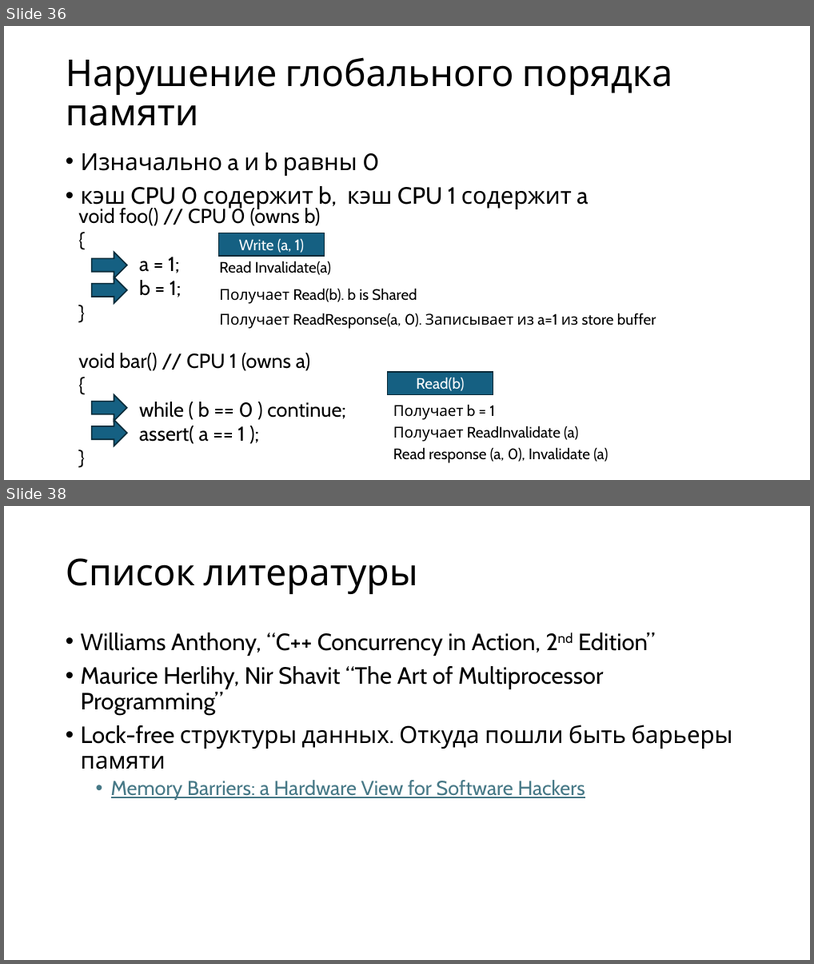
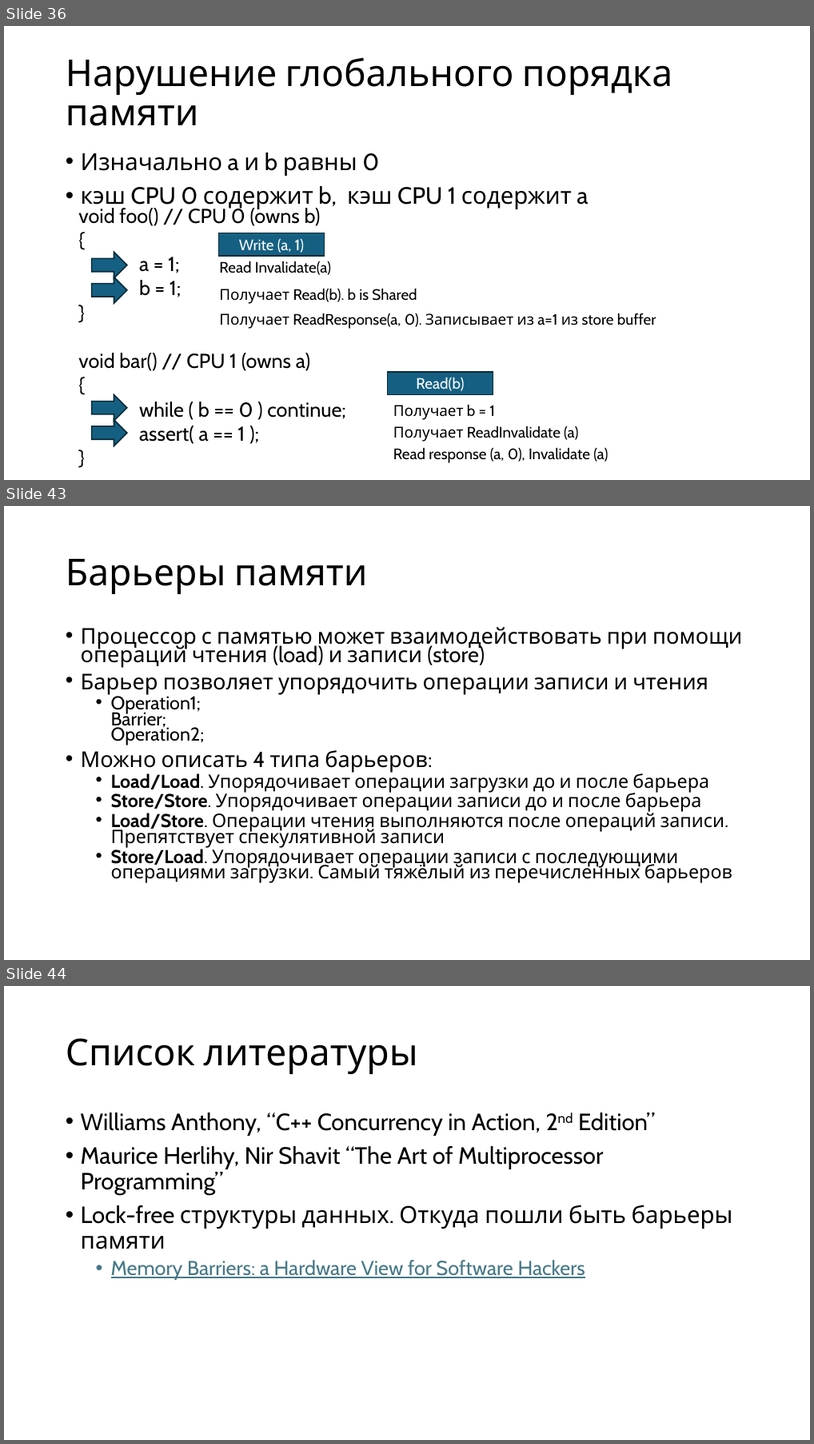
Before and after one commit to alexey-malov/pc, a slide deck: lectures/09/Протоколы когерентности кэш-памяти.pptx. Shown one above the other, each under a label of ours: slides 36 and 38 before the commit, slides 36, 43 and 44 after it; the slides between them are not shown. The pictures are 814x964 and 814x1444 pixels, drawn with LibreOffice and Linux fonts; fonts in the diff are those of the drawing. Boxes give left, top, right and bottom in pixels: in the first picture for what was removed or moved away, otherwise in the second. Text is boxed around its words. In the diff, an @@ line names an element or a change of style, - is before the commit and + after.

```diff
--- a/lectures/09/Протоколы когерентности кэш-памяти.pptx
+++ b/lectures/09/Протоколы когерентности кэш-памяти.pptx
@@ slide 43 added at (x1=4, y1=506, x2=810, y2=960), background #FFFFFF @@
@@ title added at (x1=66, y1=559, x2=368, y2=594), 44 pt, text #000000 @@
+Барьеры памяти
@@ text added at (x1=81, y1=627, x2=742, y2=883), 22.2 pt, text #000000 @@
+• Процессор с памятью может взаимодействовать при помощи операций чтения (load) и записи (store)
+• Барьер позволяет упорядочить операции записи и чтения
+  • Operation1;
+    Barrier;
+    Operation2;
+• Можно описать 4 типа барьеров:
+  • Load/Load. Упорядочивает операции загрузки до и после барьера
+  • Store/Store. Упорядочивает операции записи до и после барьера
+  • Load/Store. Операции чтения выполняются после операций записи. Препятствует спекулятивной записи
+  • Store/Load. Упорядочивает операции записи с последующими операциями загрузки. Самый тяжёлый из перечисленных барьеров
@@ what was slide 38 is now slide 44 @@
```
Also in this commit, not shown: 1 slide changed, 5 other slides added, 55 other files.
